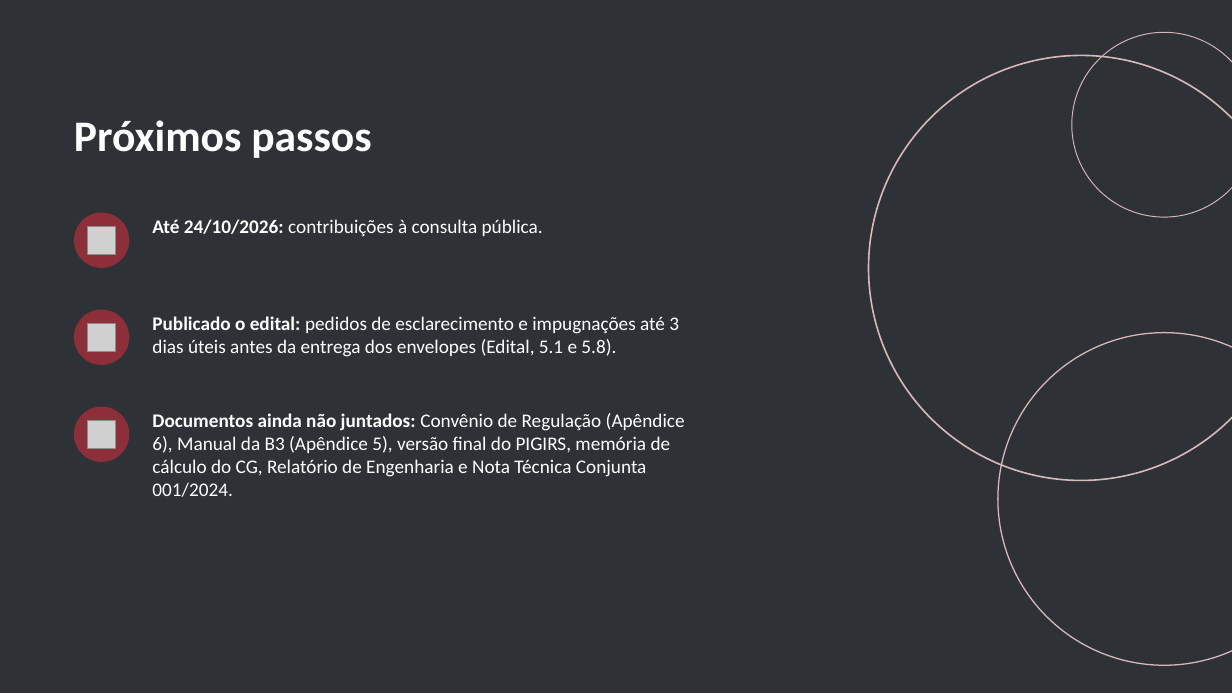
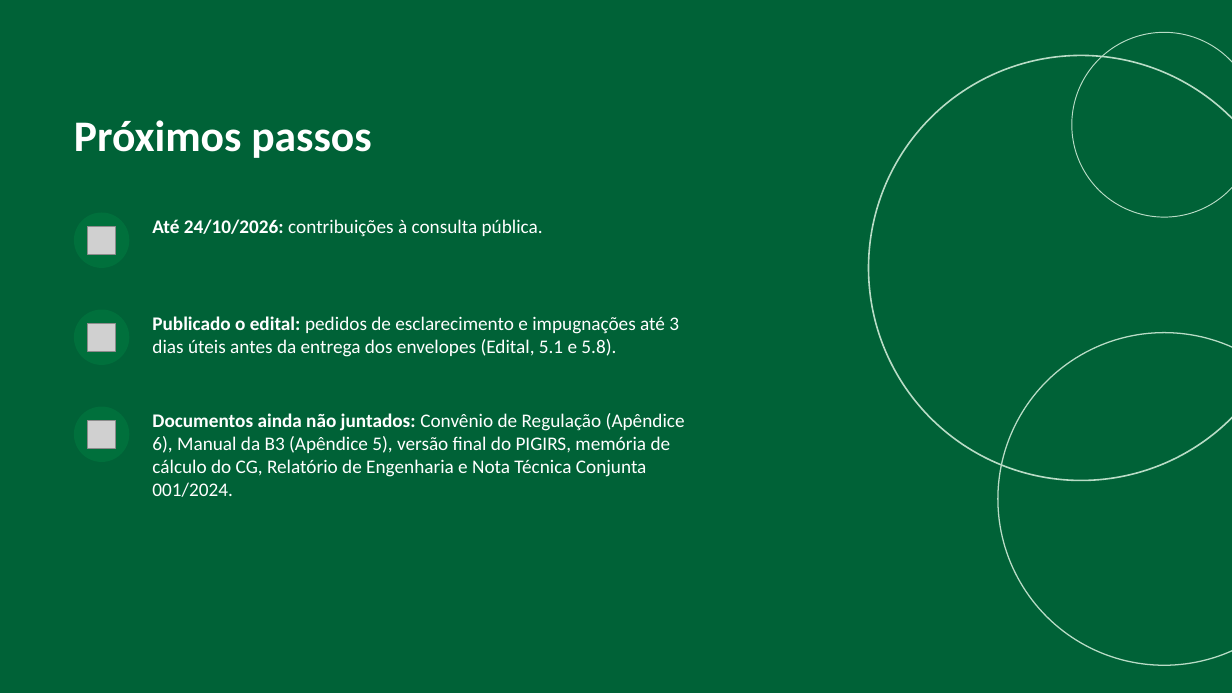
Before and after one commit to matheusdagostino-cyber/Solvi, a slide deck: slide 23 of concessoes/consaude-conc-2026/output/pontos-de-atencao-2026-10-08.pptx. Drawn at 1232x693 pixels with LibreOffice and Linux fonts; fonts in the diff are those of the drawing; grey boxes stand for pictures. Boxes give left, top, right and bottom in pixels: in the first picture for what was removed or moved away, otherwise in the second. Text is boxed around its words. In the diff, an @@ line names an element or a change of style, - is before the commit and + after.

```diff
--- a/concessoes/consaude-conc-2026/output/pontos-de-atencao-2026-10-08.pptx
+++ b/concessoes/consaude-conc-2026/output/pontos-de-atencao-2026-10-08.pptx
@@ background #2E3236 to #006237 @@
@@ ellipse at (869, 55, 1232, 481): outline #D9B8BC 1.25 pt to #B9DCC6 1.25 pt @@
@@ ellipse at (1072, 32, 1232, 217): outline #D9B8BC 0.75 pt to #B9DCC6 0.75 pt @@
@@ ellipse at (998, 333, 1232, 665): outline #D9B8BC 1 pt to #B9DCC6 1 pt @@
@@ fill #8C2F39 to #00703C in 3 elements at (74, 213, 129, 268), (74, 310, 129, 365), (74, 407, 129, 462) @@
```
Also in this commit, not shown: 20 other slides changed, 1 other file.
